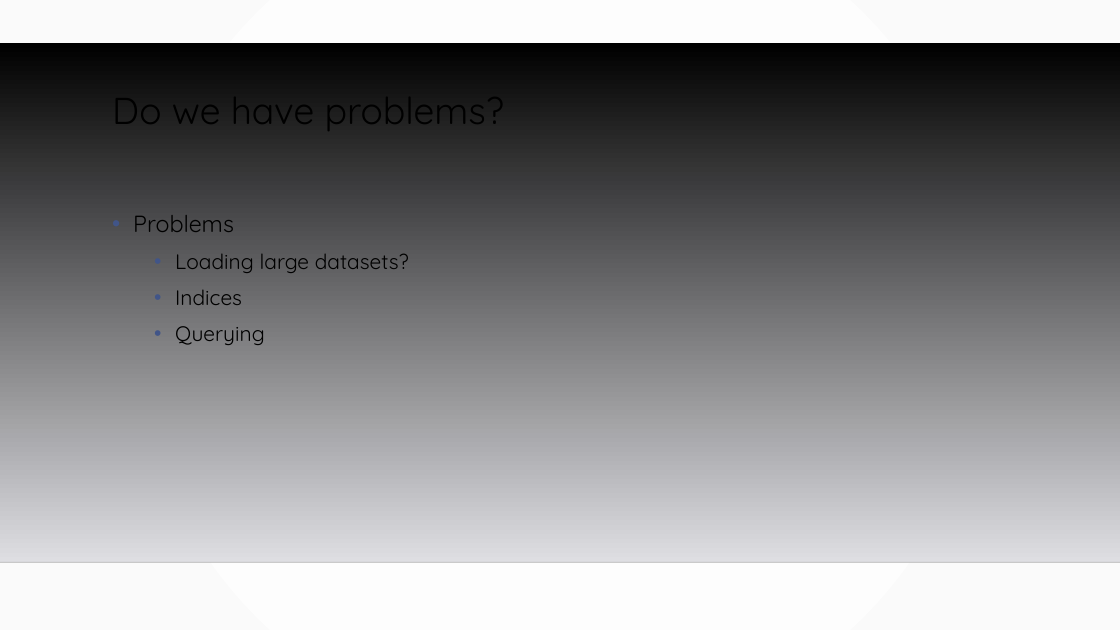
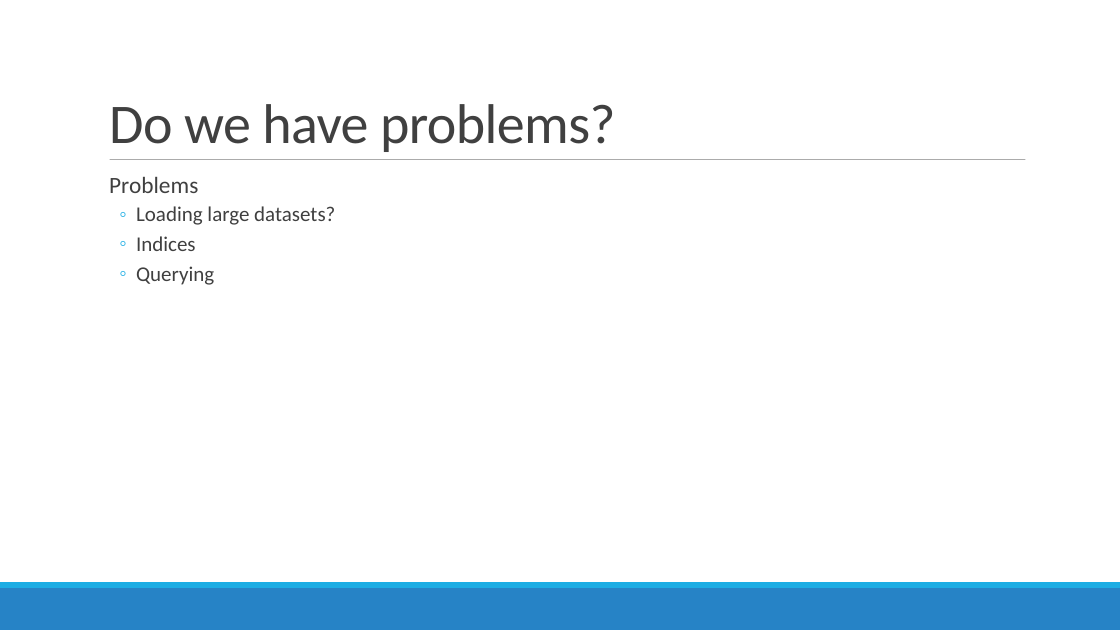
Before and after one commit to MGIS-UMN/GIS5577_week10, a slide deck: slide 5 of big_spatial_data.odp. Drawn at 1120x630 pixels with LibreOffice and Linux fonts; fonts in the diff are those of the drawing; background and template pictures are left out. Boxes give left, top, right and bottom in pixels: in the first picture for what was removed or moved away, otherwise in the second. Text is boxed around its words. In the diff, an @@ line names an element or a change of style, - is before the commit and + after.

```diff
--- a/big_spatial_data.odp
+++ b/big_spatial_data.odp
@@ background gradient #FFFFFF to #FAFAFA to #FFFFFF @@
@@ title "Do we have problems?": place and size @@
-title "Do we have problems?" at bbox=[112, 80, 504, 135]
+title "Do we have problems?" at bbox=[109, 104, 616, 152]
@@ title "Do we have problems?" at bbox=[109, 104, 616, 152]: size 32 to 48 pt, font Quicksand to Calibri, text colour #000000 to #404040, letter spacing 0 to -0.5 pt; line spacing 0.9 to 0.85; vertical alignment top to bottom @@
@@ freeform shape removed at bbox=[0, 43, 1120, 562] @@
@@ text "Problems": place and size @@
-text "Problems" at bbox=[133, 215, 409, 345]
+text "Problems" at bbox=[109, 177, 335, 285]
@@ text "Problems" at bbox=[109, 177, 335, 285]: font Quicksand to Calibri, text colour #000000 to #404040; bullet • to  ; line spacing 1.2 to 0.9; more space between paragraphs; bullet colour #415588 to #1CADE4; bullet • to ◦ @@
@@ line added from (110, 160) to (1026, 160), #7F7F7F 0.51 pt @@
@@ line removed from (0, 562) to (1120, 562) @@
@@ freeform shape added at bbox=[0, 588, 1120, 630], fill #2683C6 @@
@@ freeform shape added at bbox=[0, 582, 1120, 588], fill #1CADE4 @@
```
Also in this commit, not shown: 10 other slides changed, 2 slides added, 2 slides removed, 3 other files.
